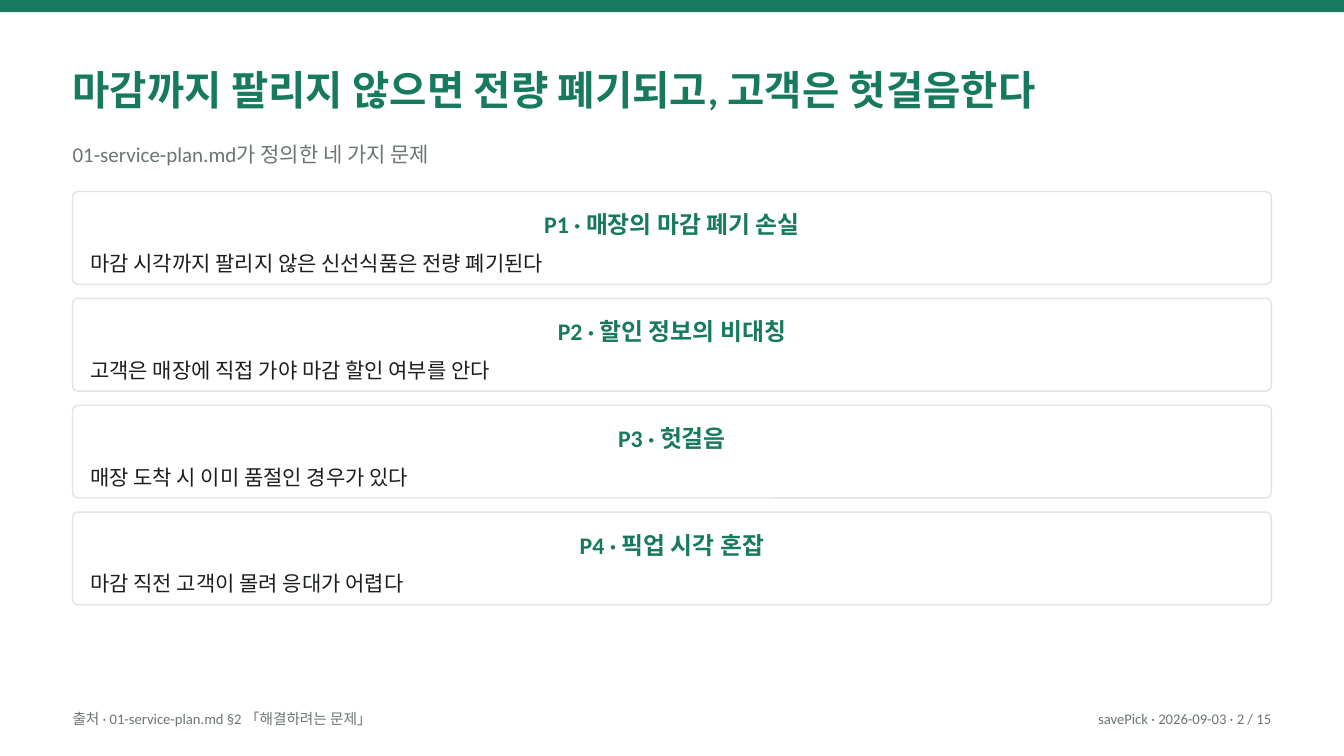
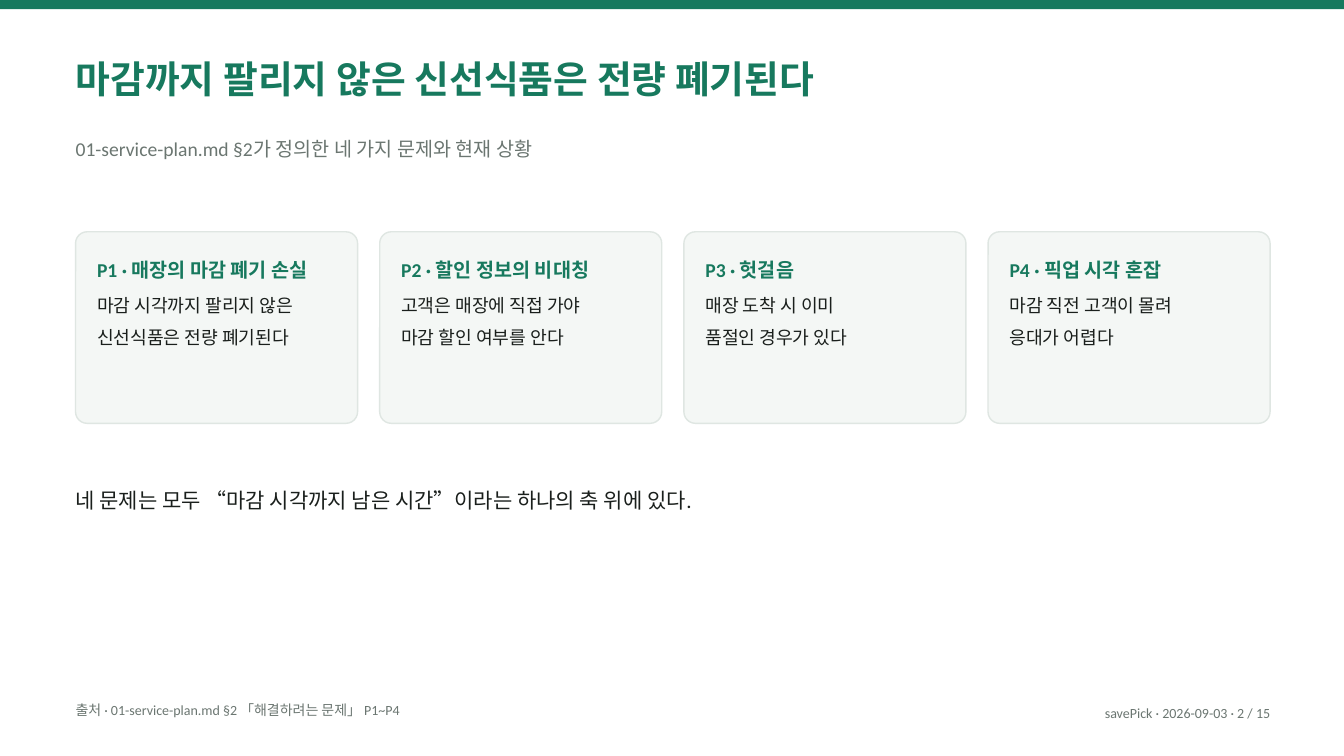
Before and after one commit to eom-tae-in/product-engineering-lab, a slide deck: slide 2 of projects/save-pick/deliverables/save-pick-overview.pptx. Drawn at 1344x756 pixels with LibreOffice and Linux fonts; fonts in the diff are those of the drawing. Boxes give left, top, right and bottom in pixels: in the first picture for what was removed or moved away, otherwise in the second. Text is boxed around its words. In the diff, an @@ line names an element or a change of style, - is before the commit and + after.

```diff
--- a/projects/save-pick/deliverables/save-pick-overview.pptx
+++ b/projects/save-pick/deliverables/save-pick-overview.pptx
@@ text at [76, 61, 814, 97]: text changed; size 29 to 27 pt @@
-마감까지 팔리지 않으면 전량 폐기되고, 고객은 헛걸음한다
+마감까지 팔리지 않은 신선식품은 전량 폐기된다
@@ text at [76, 139, 532, 159]: text changed; size 15 to 14 pt @@
-01-service-plan.md가 정의한 네 가지 문제
+01-service-plan.md §2가 정의한 네 가지 문제와 현재 상황
@@ rounded rectangle "P1 · 매장의 마감 폐기 ...": place and size @@
-rounded rectangle "P1 · 매장의 마감 폐기 ..." at [73, 192, 1271, 284]
+rounded rectangle "P1 · 매장의 마감 폐기 ..." at [76, 232, 358, 423]
@@ rounded rectangle "P2 · 할인 정보의 비대칭": place and size @@
-rounded rectangle "P2 · 할인 정보의 비대칭" at [73, 298, 1271, 391]
+rounded rectangle "P2 · 할인 정보의 비대칭" at [380, 232, 662, 423]
@@ rounded rectangle "P3 · 헛걸음": place and size @@
-rounded rectangle "P3 · 헛걸음" at [73, 405, 1271, 498]
+rounded rectangle "P3 · 헛걸음" at [685, 232, 967, 423]
@@ vertical alignment middle to top; fill #FFFFFF to #F4F7F5 in 4 elements at [380, 232, 662, 423], [76, 232, 358, 423], [685, 232, 967, 423], [988, 232, 1270, 423] @@
@@ rounded rectangle "P4 · 픽업 시각 혼잡": place and size @@
-rounded rectangle "P4 · 픽업 시각 혼잡" at [73, 512, 1271, 605]
+rounded rectangle "P4 · 픽업 시각 혼잡" at [988, 232, 1270, 423]
@@ text in rounded rectangle at [97, 260, 307, 279]: size 17 to 14 pt in "P1 · 매장의 마감 폐기 손실"; alignment centre to left; more space between paragraphs @@
@@ text in rounded rectangle at [401, 260, 589, 279]: size 17 to 14 pt in "P2 · 할인 정보의 비대칭"; alignment centre to left; more space between paragraphs @@
@@ text in rounded rectangle at [705, 260, 794, 279]: size 17 to 14 pt in "P3 · 헛걸음"; alignment centre to left; more space between paragraphs @@
@@ text in rounded rectangle at [1010, 260, 1161, 279]: size 17 to 14 pt in "P4 · 픽업 시각 혼잡"; alignment centre to left; more space between paragraphs @@
@@ text in rounded rectangle at [97, 297, 293, 346]: text changed; size 15 to 13 pt @@
-마감 시각까지 팔리지 않은 신선식품은 전량 폐기된다
+마감 시각까지 팔리지 않은
+신선식품은 전량 폐기된다
@@ text in rounded rectangle at [401, 297, 580, 346]: text changed; size 15 to 13 pt @@
-고객은 매장에 직접 가야 마감 할인 여부를 안다
+고객은 매장에 직접 가야
+마감 할인 여부를 안다
@@ text in rounded rectangle at [705, 297, 847, 346]: text changed; size 15 to 13 pt @@
-매장 도착 시 이미 품절인 경우가 있다
+매장 도착 시 이미
+품절인 경우가 있다
@@ text in rounded rectangle at [1010, 297, 1172, 346]: text changed; size 15 to 13 pt @@
-마감 직전 고객이 몰려 응대가 어렵다
+마감 직전 고객이 몰려
+응대가 어렵다
@@ text added at [76, 490, 691, 510], 15 pt, text #1A1F1C @@
+네 문제는 모두 “마감 시각까지 남은 시간”이라는 하나의 축 위에 있다.
@@ text at [76, 703, 400, 717]: text changed; size 10.5 to 10 pt @@
-출처 · 01-service-plan.md §2 「해결하려는 문제」
+출처 · 01-service-plan.md §2 「해결하려는 문제」 P1~P4
@@ text "savePick · 2026-09-03 · 2 ...": place and size @@
-text "savePick · 2026-09-03 · 2 ..." at [1098, 714, 1271, 724]
+text "savePick · 2026-09-03 · 2 ..." at [1105, 708, 1270, 718]
@@ text "savePick · 2026-09-03 · 2 ..." at [1105, 708, 1270, 718]: size 10.5 to 10 pt; more space between paragraphs @@
```
Also in this commit, not shown: 14 other slides changed, 2 other files.
